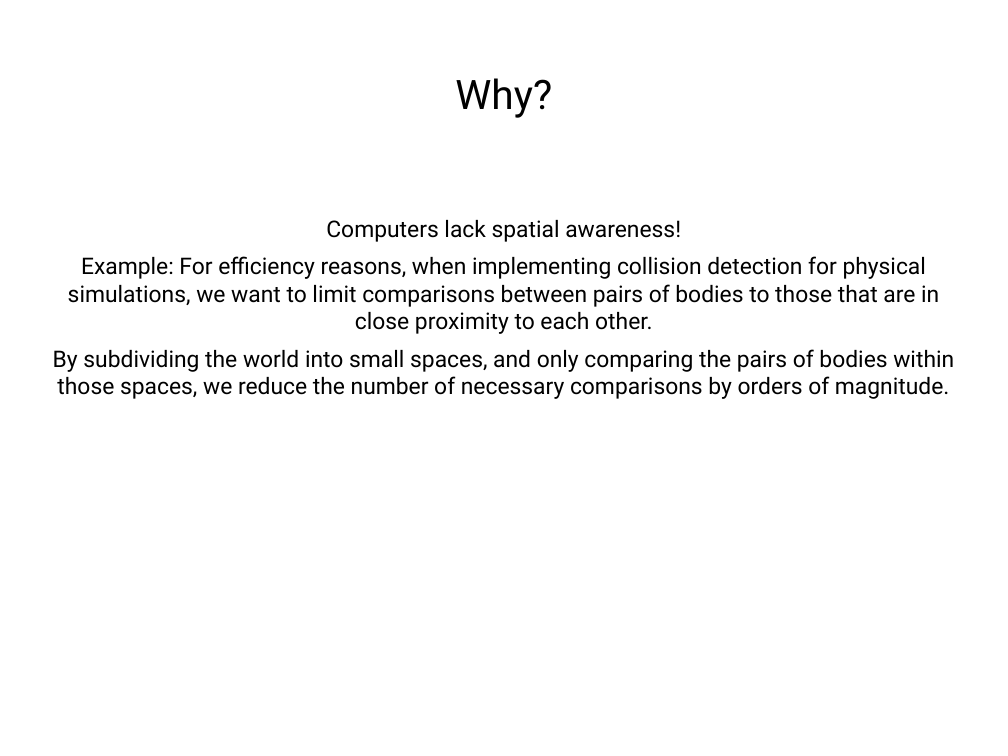
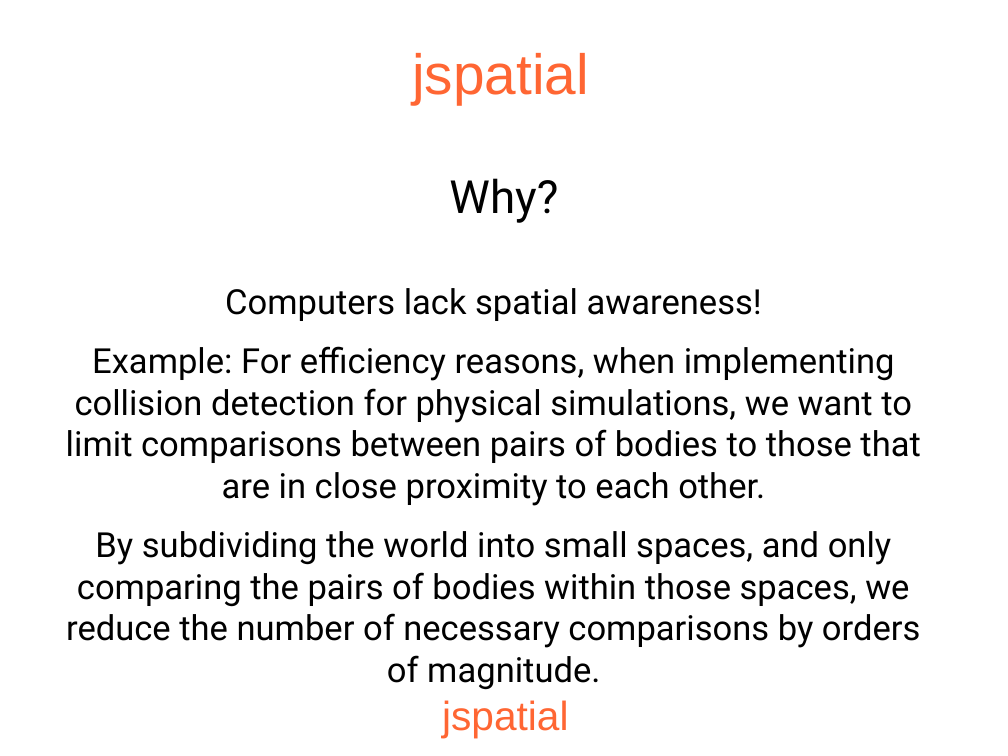
Before and after one commit to JogAmp/jogamp.org, a slide deck: slide 2 of doc/siggraph2013/bof/mark/jspatial.odp (slide 3 before the commit). Drawn at 1008x756 pixels with LibreOffice and Linux fonts; fonts in the diff are those of the drawing; background and template pictures are left out. Boxes give left, top, right and bottom in pixels: in the first picture for what was removed or moved away, otherwise in the second. Text is boxed around its words. In the diff, an @@ line names an element or a change of style, - is before the commit and + after.

```diff
--- a/doc/siggraph2013/bof/mark/jspatial.odp
+++ b/doc/siggraph2013/bof/mark/jspatial.odp
@@ title added at [412, 53, 589, 105], 44.7 pt, text #FF6633 @@
+jspatial
@@ text "Why?": place and size @@
-text "Why?" at [455, 78, 552, 118]
+text "Why?" at [449, 178, 558, 223]
@@ text "Why?" at [449, 178, 558, 223]: size 32 to 36 pt @@
@@ text "Computers lack spatial awareness!": place and size @@
-text "Computers lack spatial awareness!" at [53, 220, 954, 399]
+text "Computers lack spatial awareness!" at [66, 288, 920, 690]
@@ text "Computers lack spatial awareness!" at [66, 288, 920, 690]: size 18 to 27.2 pt; more space between paragraphs @@
@@ title added at [442, 700, 568, 737], 32 pt, text #FF6633 @@
+jspatial
```
Also in this commit, not shown: 18 other slides changed, 1 slide added, 19 slides removed, 1 other file.
